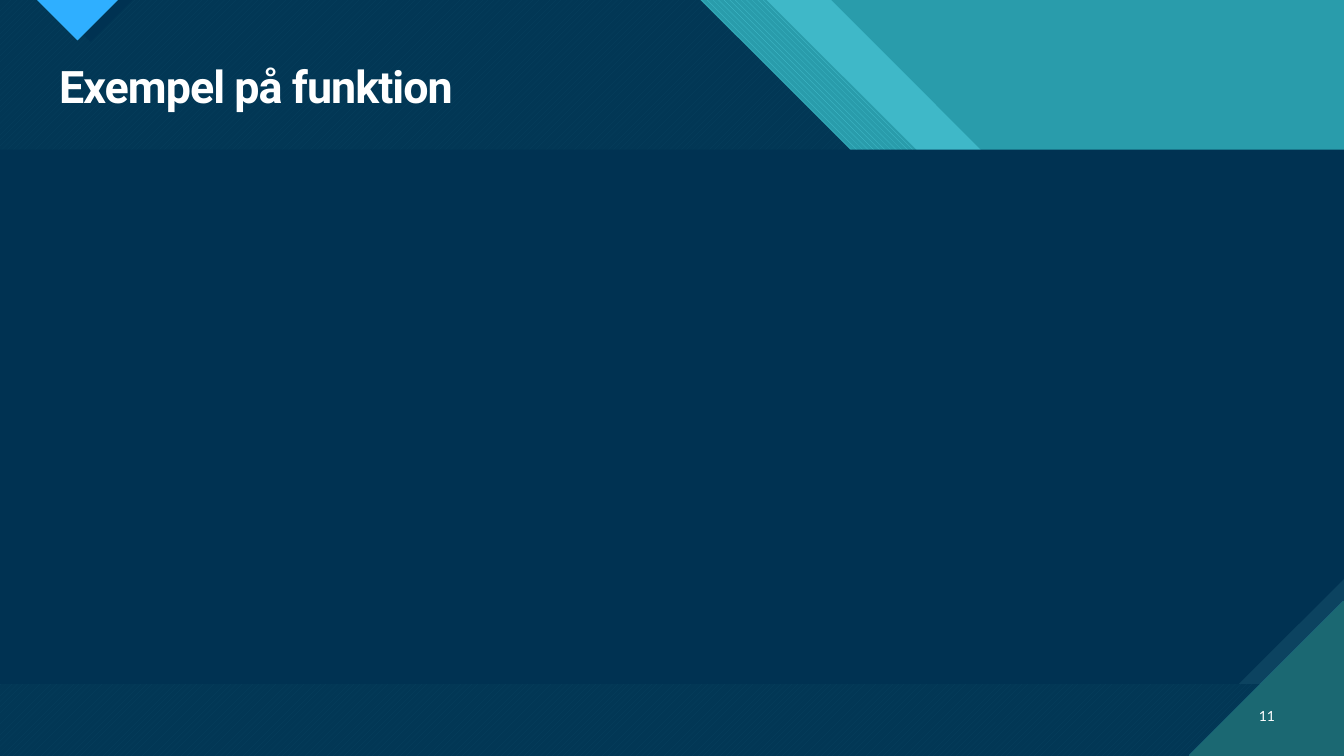
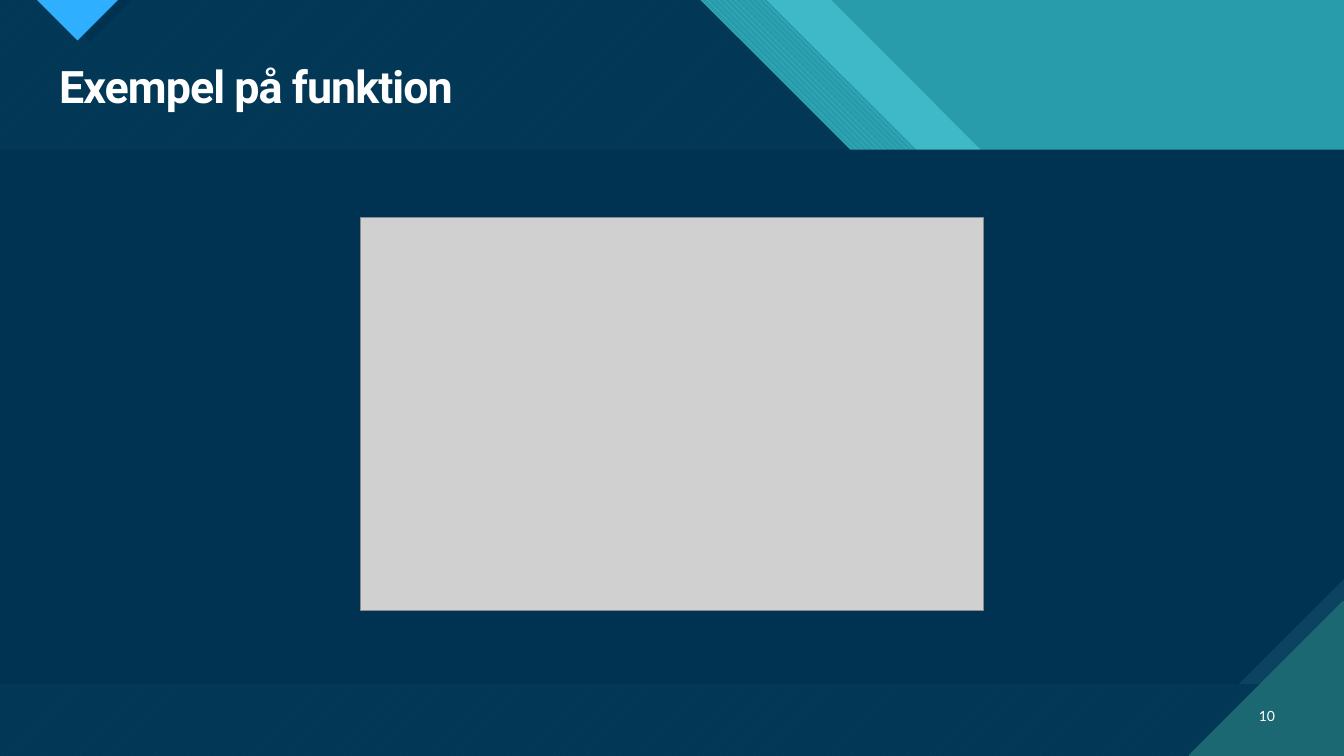
Before and after one commit to Albin0208/Parser-in-ruby, a slide deck: slide 10 of documentation/Cobra presentation.pptx (slide 11 before the commit). Drawn at 1344x756 pixels with LibreOffice and Linux fonts; fonts in the diff are those of the drawing; grey boxes stand for pictures. Boxes give left, top, right and bottom in pixels: in the first picture for what was removed or moved away, otherwise in the second. Text is boxed around its words. In the diff, an @@ line names an element or a change of style, - is before the commit and + after.

Commit message:
Updated presentation

```diff
--- a/documentation/Cobra presentation.pptx
+++ b/documentation/Cobra presentation.pptx
@@ picture added at box(361, 217, 983, 611) @@
@@ page number at box(1259, 711, 1275, 721): text changed @@
-11
+10
```
Also in this commit, not shown: 1 other slide changed, 1 other file.
